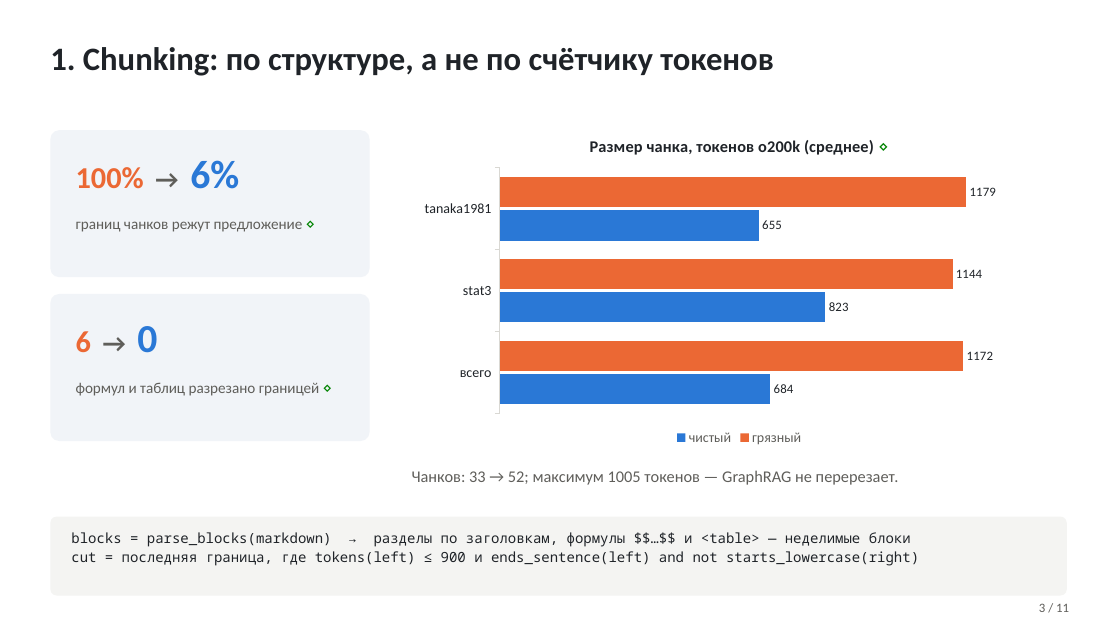
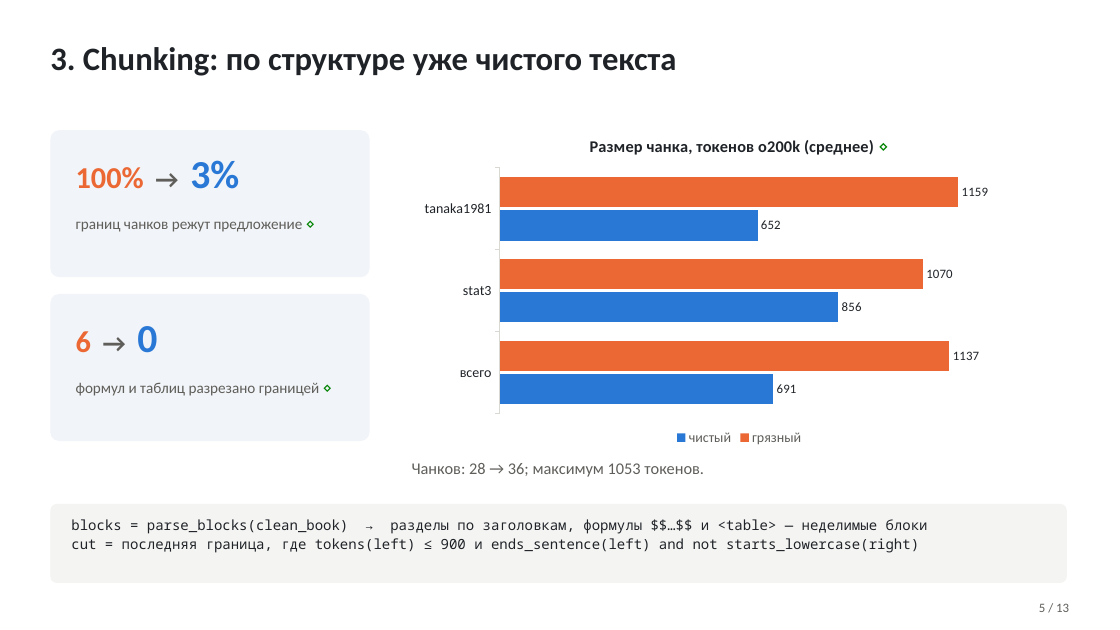
Before and after one commit to TeaDove/mam-26-1, a slide deck: slide 5 of 1-graph/lab-2/results/presentation.pptx (slide 3 before the commit). Drawn at 1120x630 pixels with LibreOffice and Linux fonts; fonts in the diff are those of the drawing. Boxes give left, top, right and bottom in pixels: in the first picture for what was removed or moved away, otherwise in the second. Text is boxed around its words. In the diff, an @@ line names an element or a change of style, - is before the commit and + after.

```diff
--- a/1-graph/lab-2/results/presentation.pptx
+++ b/1-graph/lab-2/results/presentation.pptx
@@ text at [50, 47, 676, 76]: text changed @@
-1. Chunking: по структуре, а не по счётчику токенов
+3. Chunking: по структуре уже чистого текста
@@ bar chart at [412, 122, 1067, 450] @@
@@ грязный, tanaka1981: 1179 to 1159 @@
@@ грязный, stat3: 1144 to 1070 @@
@@ грязный, всего: 1172 to 1136 @@
@@ чистый, tanaka1981: 655 to 652 @@
@@ чистый, stat3: 823 to 856 @@
@@ чистый, всего: 684 to 691 @@
@@ text at [76, 160, 239, 189]: text changed @@
-100% → 6%
+100% → 3%
@@ text at [412, 463, 704, 477]: text changed @@
-Чанков: 33 → 52; максимум 1005 токенов — GraphRAG не перерезает.
+Чанков: 28 → 36; максимум 1053 токенов.
@@ rounded rectangle: place and size @@
-rounded rectangle at [50, 517, 1067, 596]
+rounded rectangle at [50, 504, 1067, 583]
@@ text at [71, 519, 928, 534]: text changed @@
-blocks = parse_blocks(markdown) → разделы по заголовкам, формулы $$…$$ и <table> — неделимые блоки
+blocks = parse_blocks(clean_book) → разделы по заголовкам, формулы $$…$$ и <table> — неделимые блоки
@@ text "blocks = parse_blocks(clean_book) → разделы ...": place and size @@
-text "blocks = parse_blocks(clean_book) → разделы ..." at [71, 532, 919, 566]
+text "blocks = parse_blocks(clean_book) → разделы ..." at [71, 519, 928, 553]
@@ text at [1039, 603, 1069, 612]: text changed @@
-3 / 11
+5 / 13
```
Also in this commit, not shown: 7 other slides changed, 5 slides added, 3 slides removed, 7 other files.
